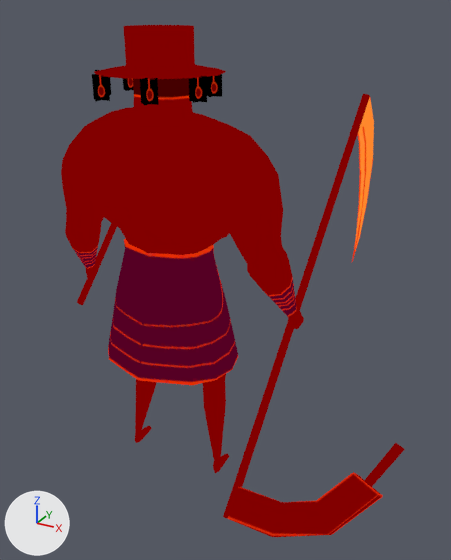
The glTF model godot/assets/models/battle/summons/FieldReaper.glb, before and after one commit.
The view is the same before and after, from a 50 mm camera at (0.2, -0.295, 0.288) aimed at (0.018, 0.036, 0.123). The axes (+X, +Y, +Z) are drawn at lower left. The lights are the same throughout. The picture after the commit comes second. Both versions are drawn at frame 25 of the action 'Reaper_Idle'; the numbers are the values there. Vertices at exactly the same position are counted once.

Names of what the first picture shows: 'FieldReaper.001', 'FieldReaper_Alpha'.
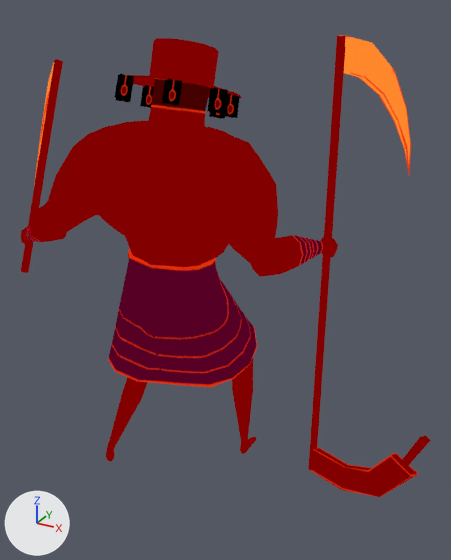
What changed in the scene script:
```text
Change me_fieldreaper:
    used by ob_fieldreaper_001; parent = ob_fieldreaper; location = (0.0, -0.185, 0.0); rotation_euler = (1.571, 0.0, 0.0), in degrees (90, 0, 0)
    remove me_fieldreaper.from_pydata(...)  # 878 vertices, 1604 faces; spans x -1.62..3.1, y 0.0..5.57, z -3.12..1.19
    add me_fieldreaper.from_pydata(...)  # 878 vertices, 1604 faces; spans x -2.92..3.25, y -0.75..2.36, z -0.05..5.48
    me_fieldreaper part 1: the loose piece of 24 vertices spanning x -0.7..0.7, y 5.11..5.17, z -0.81..0.58 is multiplied about its middle by the matrix ((1.0, 0.025, 0.016), (0.009, 0.259, -0.966), (-0.028, 0.966, 0.258)), then moved by (0.02, -4.84, 5.05)
    me_fieldreaper part 2: the loose piece of 12 vertices spanning x -1.54..-1.44, y 1.98..4.06, z -2.1..-0.09 is multiplied about its middle by the matrix ((0.689, 0.564, 0.455), (0.674, -0.268, -0.689), (-0.267, 0.781, -0.565)), then moved by (-0.54, -2.97, 4.89)
    me_fieldreaper part 3: the loose piece of 35 vertices spanning x -1.55..-1.43, y 1.88..4.02, z -2.49..-1.31 is multiplied about its middle by the matrix ((0.689, 0.565, 0.455), (0.674, -0.268, -0.688), (-0.267, 0.781, -0.565)), then moved by (-0.94, -2.34, 6.09)
    me_fieldreaper part 4: the loose piece of 54 vertices spanning x 1.46..3.01, y 0.64..4.7, z -3.12..1.19 is multiplied about its middle by the matrix ((0.95, -0.224, -0.217), (-0.311, -0.629, -0.713), (0.023, 0.745, -0.667)), then moved by (0.21, -1.99, 3.84)
    me_fieldreaper part 5: the loose piece of 8 vertices spanning x 2.78..3.1, y 1.21..1.64, z 0.21..0.65 is multiplied about its middle by the matrix ((0.95, -0.224, -0.217), (-0.311, -0.629, -0.713), (0.023, 0.745, -0.667)), then moved by (0.15, -1.18, 0.61)
    me_fieldreaper part 6: 745 of 878 vertices moved; they spanned x -1.62..1.62, y 0.0..5.57, z -0.81..0.6 and now span x -2.25..1.82, y -0.75..0.97, z -0.01..5.44; mean shift (-0.01, -2.82, 3.03); largest move (0.0, 5.57, 0.24) -> (0.03, 0.07, 5.44)
Change me_fieldreaper_alpha:
    used by ob_fieldreaper_alpha; parent = ob_fieldreaper; location = (0.0, -0.249, 0.0); rotation_euler = (1.571, 0.0, 0.0), in degrees (90, 0, 0)
    remove me_fieldreaper_alpha.from_pydata(...)  # 64 vertices, 32 faces; spans x -0.712..0.702, y 4.871..5.122, z -0.859..0.527
    add me_fieldreaper_alpha.from_pydata(...)  # 64 vertices, 32 faces; spans x -0.712..0.726, y -0.443..0.972, z 4.497..5.109
    me_fieldreaper_alpha part 7: 32 of 64 vertices moved; they spanned x 0.077..0.702, y 4.871..5.122, z -0.859..0.527 and now span x 0.081..0.726, y -0.44..0.972, z 4.497..5.092; mean shift (0.016, -4.719, 4.962); largest move (0.27, 5.122, 0.527) -> (0.296, -0.366, 5.092)
    me_fieldreaper_alpha part 8: 32 of 64 vertices moved; they spanned x -0.712..-0.192, y 4.871..5.122, z -0.841..0.527 and now span x -0.712..-0.185, y -0.443..0.951, z 4.516..5.109; mean shift (0.009, -4.729, 4.983); largest move (-0.332, 5.122, 0.527) -> (-0.306, -0.371, 5.109)
Change ob_fieldreaper_001:
    remove ob_fieldreaper_001.parent = ob_fieldreaper
    ob_fieldreaper_001.rotation_euler: (1.571, 0.0, 0.0) -> (0.0, 0.0, 0.0)  # degrees (90, 0, 0) -> degrees (0, 0, 0)
    ob_fieldreaper_001.location: (0.0, -0.185, 0.0) -> (0.0, 0.0, 0.0)
    ob_fieldreaper_001.scale: (1.0, 1.0, 1.0) -> (0.05, 0.05, 0.05)
Change ob_fieldreaper_alpha:
    remove ob_fieldreaper_alpha.parent = ob_fieldreaper
    ob_fieldreaper_alpha.rotation_euler: (1.571, 0.0, 0.0) -> (0.0, 0.0, 0.0)  # degrees (90, 0, 0) -> degrees (0, 0, 0)
    ob_fieldreaper_alpha.location: (0.0, -0.249, 0.0) -> (0.0, 0.0, 0.0)
    ob_fieldreaper_alpha.scale: (1.0, 1.0, 1.0) -> (0.05, 0.05, 0.05)
```

Where the change shows, as pixel boxes (x1, y1, x2, y2) in the pictures (451 x 560 px; the box of a moved part takes in the faces that stretch with it):
'FieldReaper.001', reshaped, moved, rescaled, turned
    before: (61, 25, 405, 537)
    after: (21, 35, 431, 497)
'FieldReaper_Alpha', reshaped, moved, rescaled, turned
    before: (92, 70, 222, 105)
    after: (115, 74, 240, 119)
part 1 of me_fieldreaper, moved or reshaped
    before: (94, 72, 225, 79)
    after: (133, 76, 242, 98)
part 2 of me_fieldreaper, moved or reshaped
    before: (77, 223, 117, 305)
    after: (21, 59, 63, 273)
part 3 of me_fieldreaper, moved or reshaped (not visible before)
    after: (34, 63, 62, 185)
part 4 of me_fieldreaper, moved or reshaped
    before: (223, 94, 383, 537)
    after: (308, 35, 418, 497)
part 5 of me_fieldreaper, moved or reshaped
    before: (364, 443, 405, 486)
    after: (400, 436, 431, 468)
part 6 of me_fieldreaper, moved or reshaped
    before: (61, 25, 304, 473)
    after: (21, 38, 338, 462)
part 7 of me_fieldreaper_alpha, moved or reshaped
    before: (140, 74, 222, 105)
    after: (162, 78, 240, 119)
part 8 of me_fieldreaper_alpha, moved or reshaped
    before: (92, 70, 133, 101)
    after: (115, 74, 154, 108)
